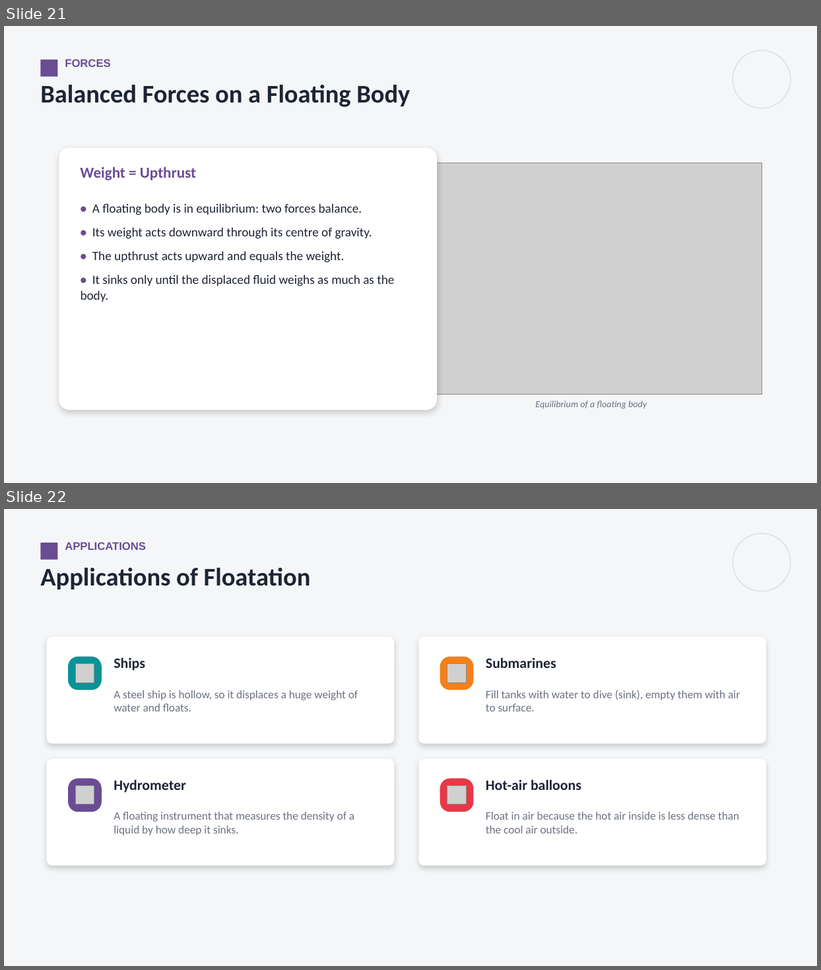
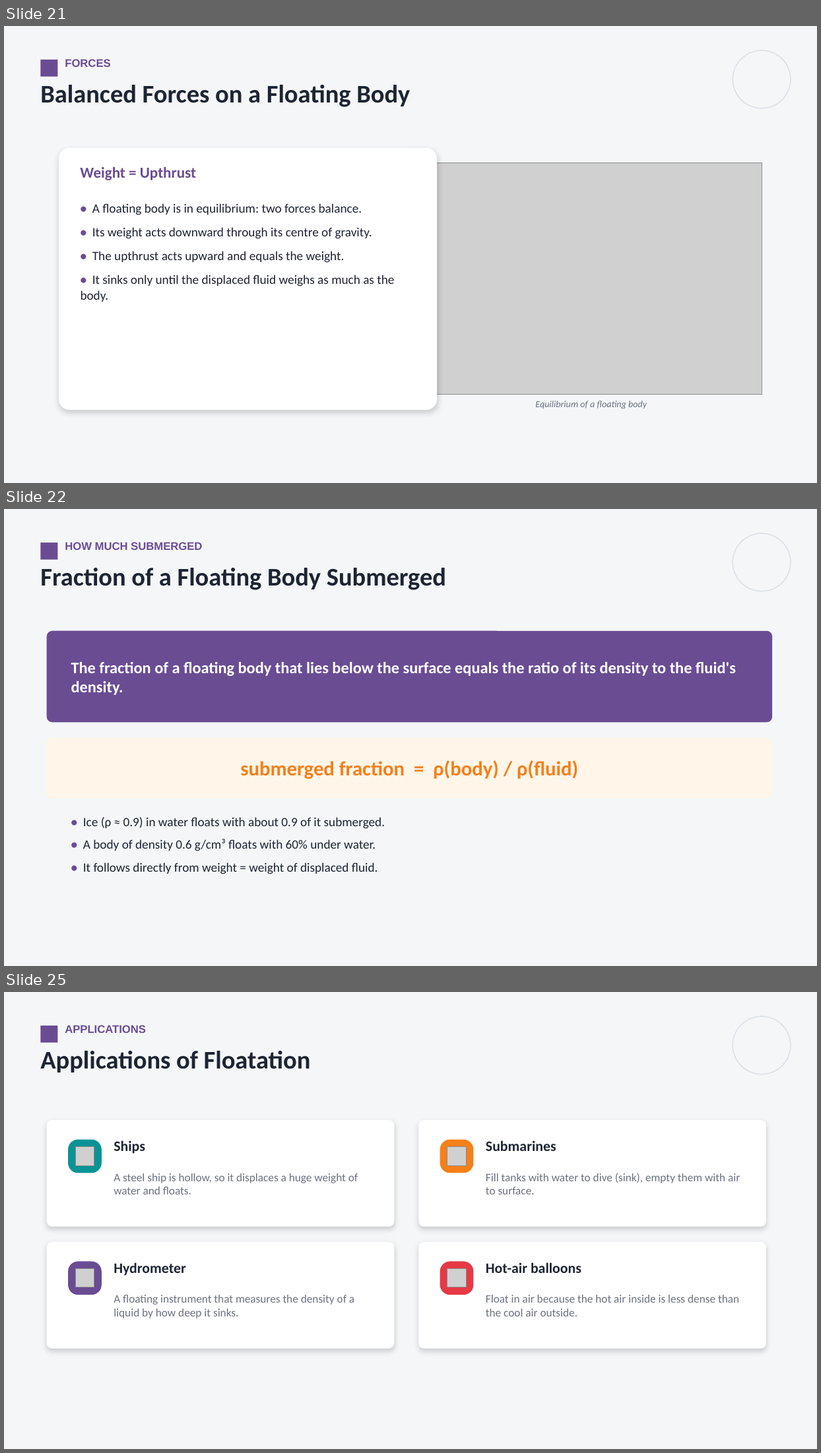
Before and after one commit to parmeshwars2911/MyFirstAR, a slide deck: ppt/Grade09/G9_S54_Upthrust_Archimedes_2.pptx. Shown one above the other, each under a label of ours: slides 21 and 22 before the commit, slides 21, 22 and 25 after it; the slides between them are not shown. The pictures are 821x970 and 821x1453 pixels, drawn with LibreOffice and Linux fonts; fonts in the diff are those of the drawing; grey boxes stand for pictures. Boxes give left, top, right and bottom in pixels: in the first picture for what was removed or moved away, otherwise in the second. Text is boxed around its words. In the diff, an @@ line names an element or a change of style, - is before the commit and + after.

```diff
--- a/ppt/Grade09/G9_S54_Upthrust_Archimedes_2.pptx
+++ b/ppt/Grade09/G9_S54_Upthrust_Archimedes_2.pptx
@@ slide 22 added at [4, 509, 817, 966], background #F4F6F8 @@
@@ rectangle added at [40, 543, 57, 560], fill #6A4C93 @@
@@ text added at [65, 542, 202, 550], 13 pt, text #6A4C93, bold @@
+HOW MUCH SUBMERGED
@@ ellipse added at [733, 533, 791, 591], outline #DDE2E8 1.25 pt @@
@@ text added at [40, 568, 446, 590], 30 pt, text #1D2433, bold @@
+Fraction of a Floating Body Submerged
@@ rounded rectangle added at [47, 631, 773, 722], fill #6A4C93 @@
@@ text added at [71, 662, 736, 695], 19 pt, text #FFFFFF, bold @@
+The fraction of a floating body that lies below the surface equals the ratio of its density to the fluid's density.
@@ rounded rectangle added at [47, 738, 773, 799], fill #FFF6E9 @@
@@ text added at [240, 760, 578, 780], 24 pt, text #F4801A, bold @@
+submerged fraction = ρ(body) / ρ(fluid)
@@ text added at [83, 817, 385, 875], 15 pt, text #1D2433 @@
+• Ice (ρ ≈ 0.9) in water floats with about 0.9 of it submerged.
+• A body of density 0.6 g/cm³ floats with 60% under water.
+• It follows directly from weight = weight of displaced fluid.
@@ what was slide 22 is now slide 25 @@
```
Also in this commit, not shown: 2 other slides added, 2 other files.
